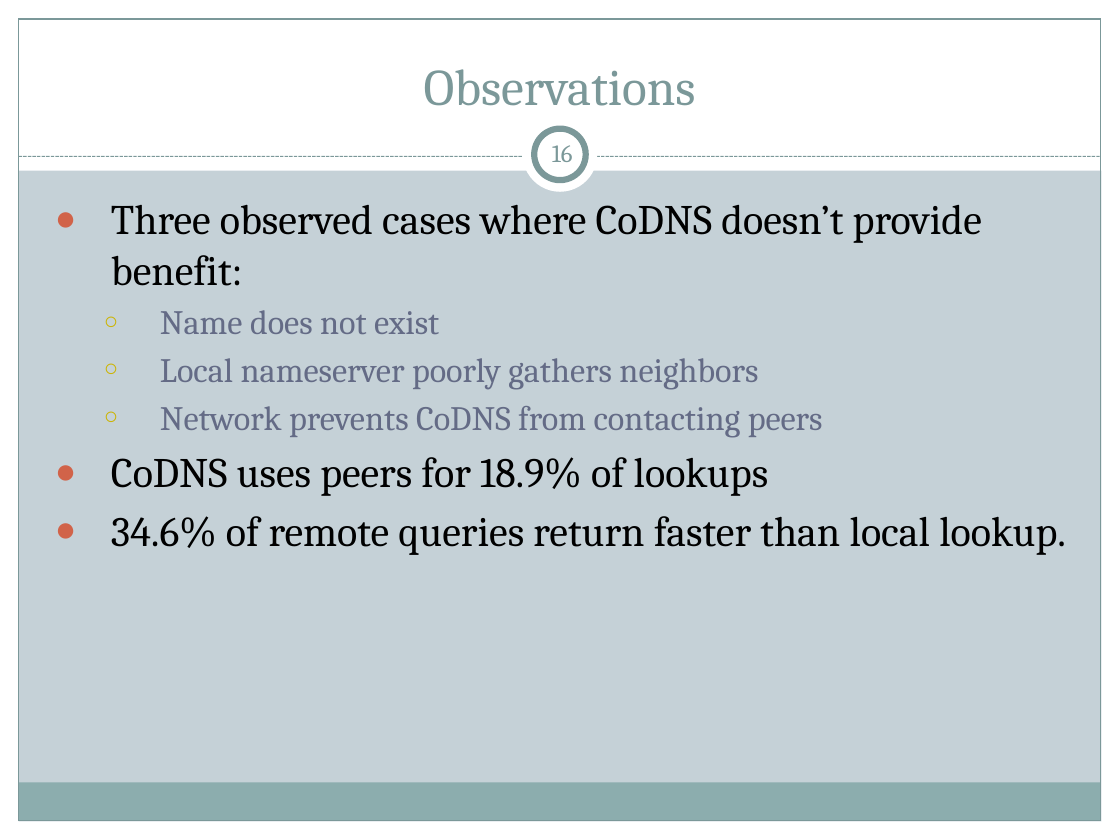
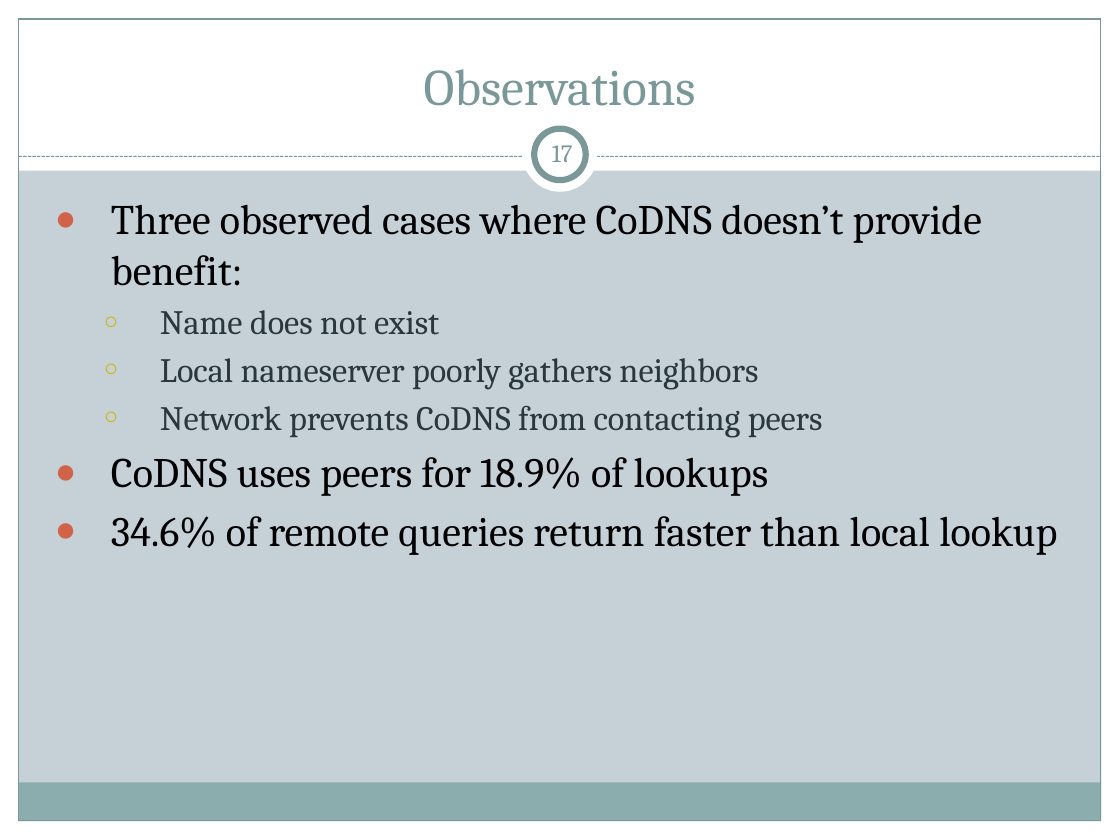
Before and after one commit to cs525-koala/documents, a slide deck: slide 17 of p2p/P2P Apps.pptx (slide 16 before the commit). Drawn at 1120x840 pixels with LibreOffice and Linux fonts; fonts in the diff are those of the drawing. Boxes give left, top, right and bottom in pixels: in the first picture for what was removed or moved away, otherwise in the second. Text is boxed around its words. In the diff, an @@ line names an element or a change of style, - is before the commit and + after.

```diff
--- a/p2p/P2P Apps.pptx
+++ b/p2p/P2P Apps.pptx
@@ page number at [552,145,573,162]: text changed @@
-16
+17
@@ text at [160,310,823,437]: text colour #646B86 to #2A373D in "Name does not exist", "Local nameserver poorly gathers neighbors", "Network prevents CoDNS from contacting peers" @@
@@ text at [111,516,1057,555]: text changed @@
-● 34.6% of remote queries return faster than local lookup.
+● 34.6% of remote queries return faster than local lookup
```
Also in this commit, not shown: 47 other slides changed, 1 slide added, 2 slides removed.
